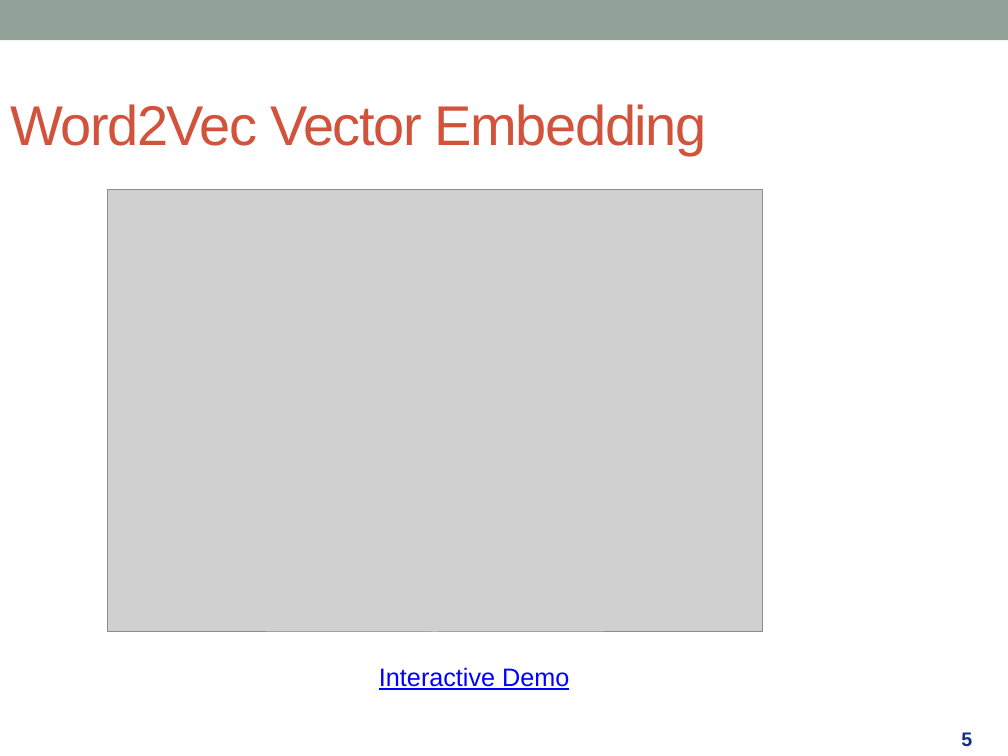
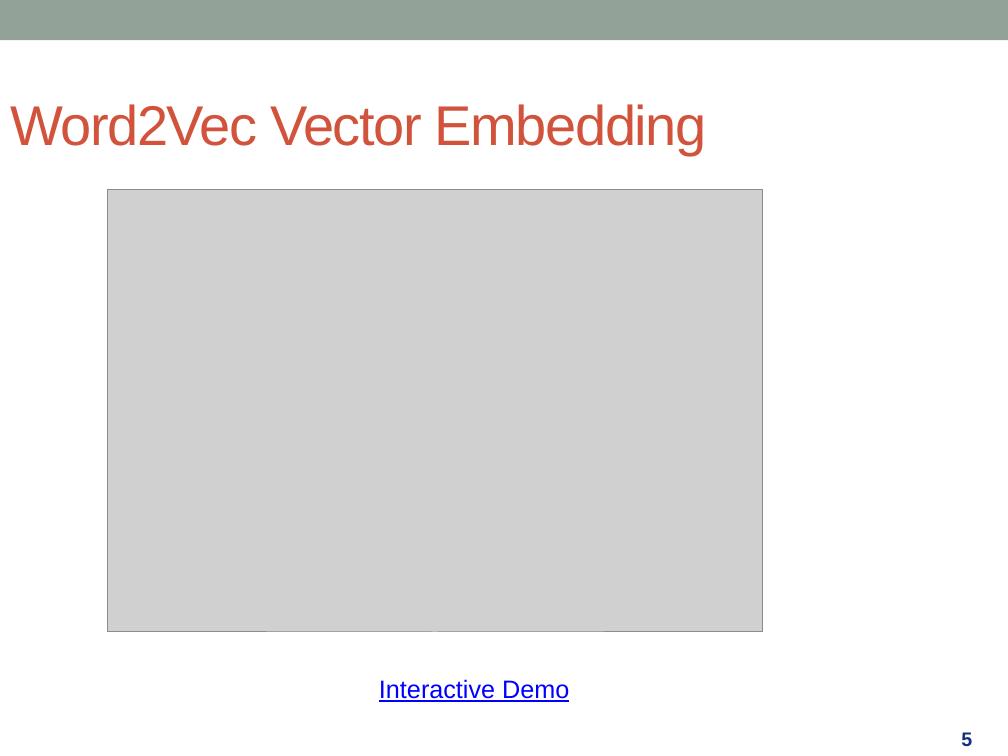
Before and after one commit to kenwkliu/ideas, a slide deck: slide 5 of slides/GenAI.pptx. Drawn at 1008x756 pixels with LibreOffice and Linux fonts; fonts in the diff are those of the drawing; grey boxes stand for pictures. Boxes give left, top, right and bottom in pixels: in the first picture for what was removed or moved away, otherwise in the second. Text is boxed around its words. In the diff, an @@ line names an element or a change of style, - is before the commit and + after.

```diff
--- a/slides/GenAI.pptx
+++ b/slides/GenAI.pptx
@@ text "Interactive Demo": place and size @@
-text "Interactive Demo" at (379, 667, 569, 690)
+text "Interactive Demo" at (379, 679, 569, 702)
```
Also in this commit, not shown: 5 other slides changed, 4 slides added, 1 slide removed.
